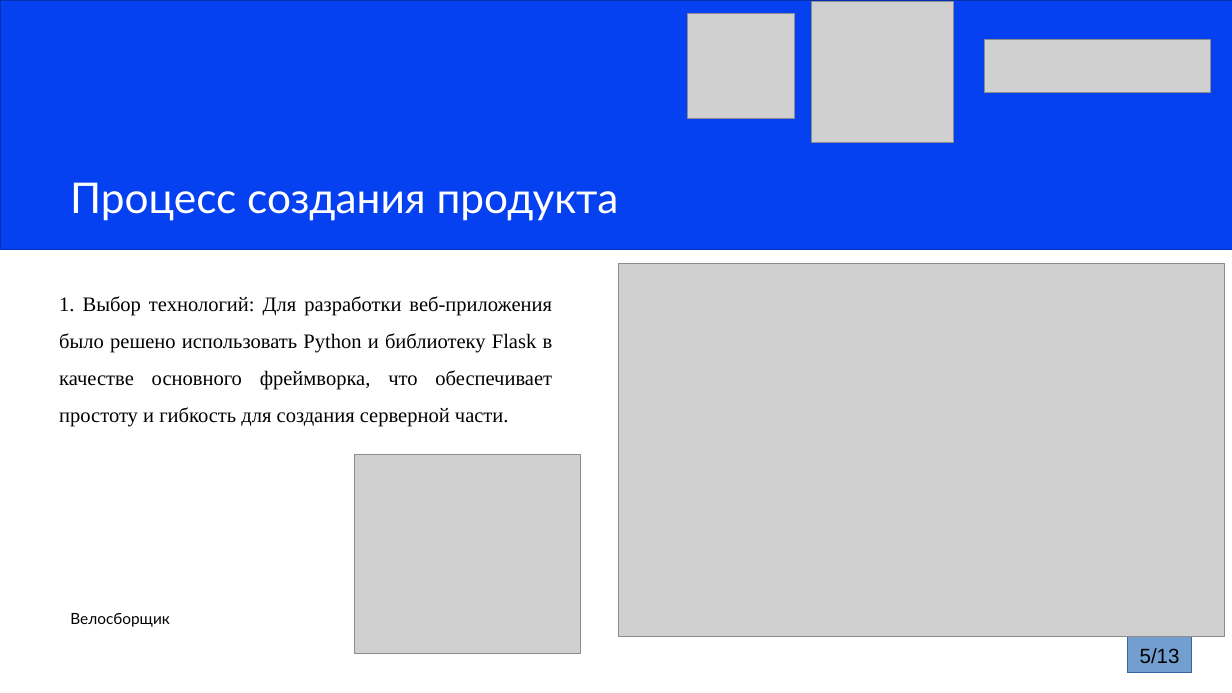
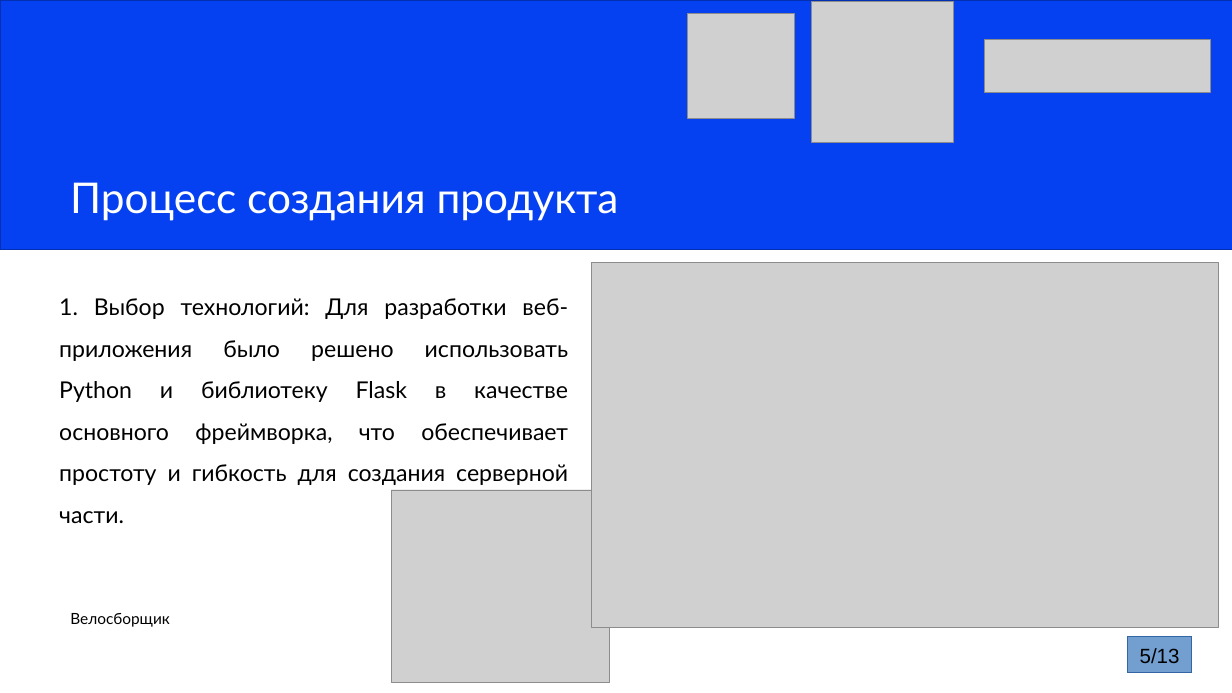
Before and after one commit to alexandr2081/velo, a slide deck: slide 5 of Бесполезные вещи/Презентация.pptx. Drawn at 1232x693 pixels with LibreOffice and Linux fonts; fonts in the diff are those of the drawing; grey boxes stand for pictures. Boxes give left, top, right and bottom in pixels: in the first picture for what was removed or moved away, otherwise in the second. Text is boxed around its words. In the diff, an @@ line names an element or a change of style, - is before the commit and + after.

```diff
--- a/Бесполезные вещи/Презентация.pptx
+++ b/Бесполезные вещи/Презентация.pptx
@@ picture: place and size @@
-picture at [619, 263, 1225, 636]
+picture at [592, 262, 1219, 628]
@@ subtitle "1. Выбор технологий: Для разработки ..." at [59, 298, 568, 523]: size 32 to 36 pt, font Times New Roman to Lato @@
@@ picture: place and size @@
-picture at [355, 455, 580, 653]
+picture at [391, 490, 609, 682]
```
Also in this commit, not shown: 8 other slides changed, 2 slides added, 1 slide removed, 23 other files.
